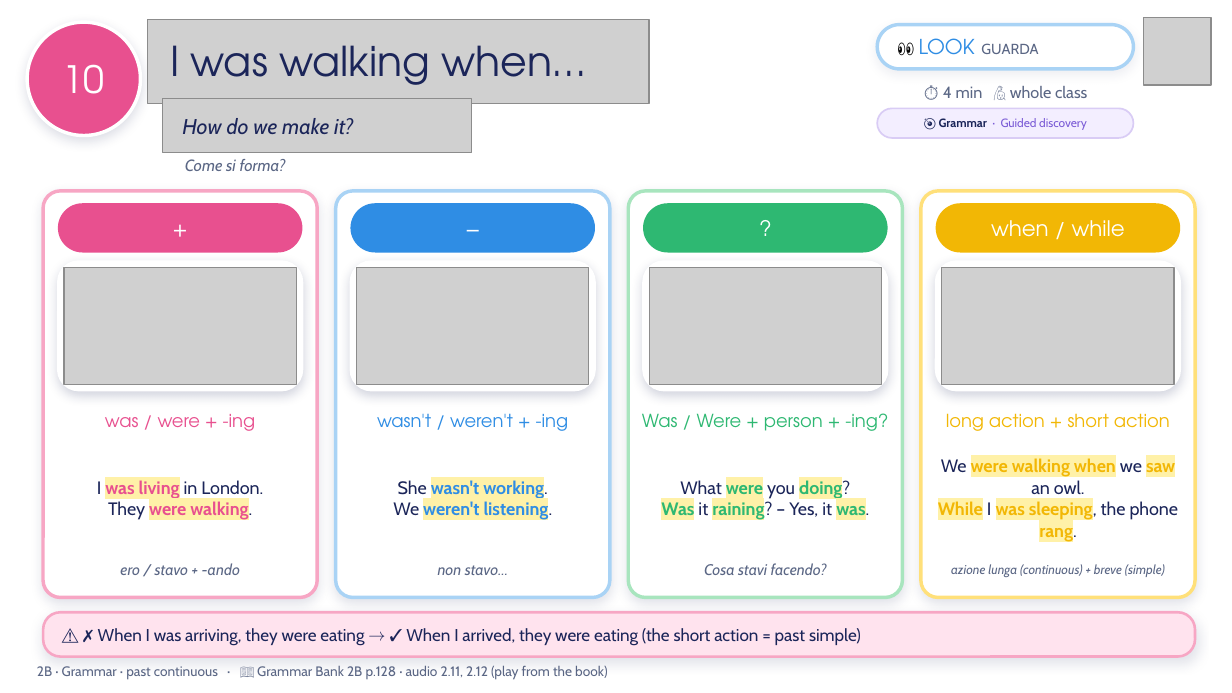
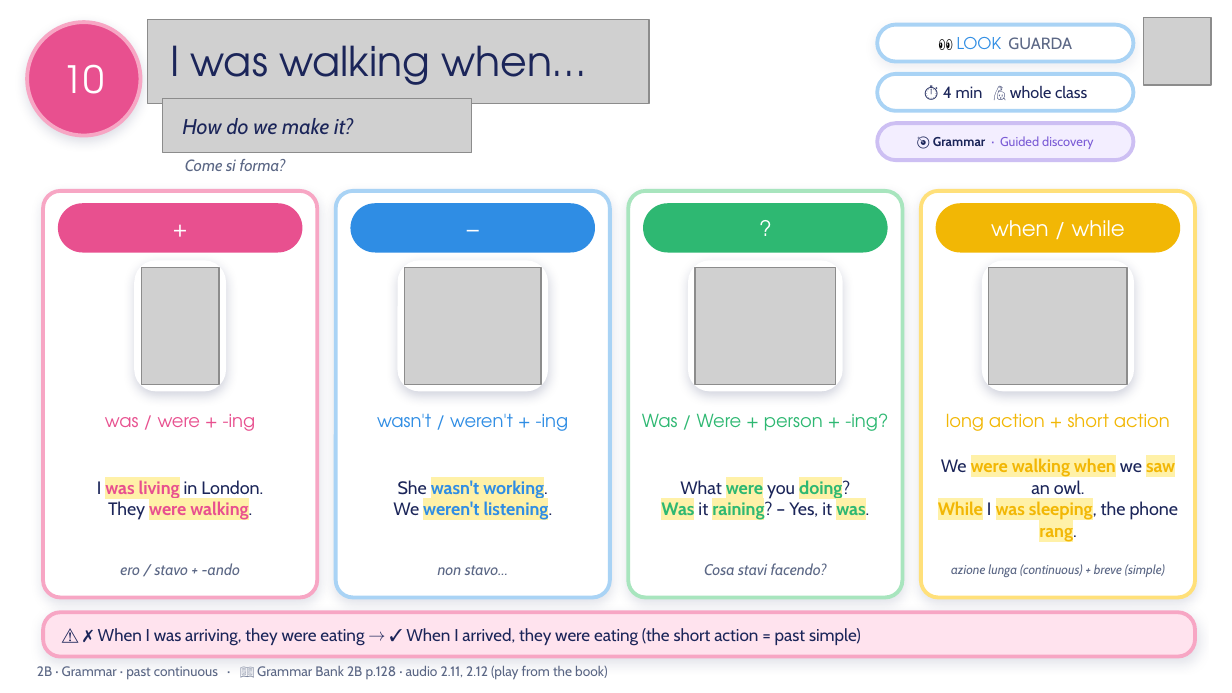
Before and after one commit to londonlanguageschool/Bagheria-, a slide deck: slide 10 of materials/A2/A2_2B_Thats_me_in_the_picture_v3.pptx. Drawn at 1232x693 pixels with LibreOffice and Linux fonts; fonts in the diff are those of the drawing; grey boxes stand for pictures; background and template pictures are left out. Boxes give left, top, right and bottom in pixels: in the first picture for what was removed or moved away, otherwise in the second. Text is boxed around its words. In the diff, an @@ line names an element or a change of style, - is before the commit and + after.

```diff
--- a/materials/A2/A2_2B_Thats_me_in_the_picture_v3.pptx
+++ b/materials/A2/A2_2B_Thats_me_in_the_picture_v3.pptx
@@ ellipse "10" at bbox=[27, 22, 140, 136]: outline #FFFFFF 2 pt to #F7A6C4 2.25 pt @@
@@ rounded rectangle "👀 LOOK GUARDA": place and size @@
-rounded rectangle "👀 LOOK GUARDA" at bbox=[877, 25, 1133, 69]
+rounded rectangle "👀 LOOK GUARDA" at bbox=[877, 25, 1133, 62]
@@ rounded rectangle "👀 LOOK GUARDA" at bbox=[877, 25, 1133, 62]: size 11 to 9.5 pt in "👀"; size 12 to 9.5 pt in "LOOK"; size 8.5 to 9.5 pt in "GUARDA"; alignment left to centre; outline #A9D3F5 2 pt to #A9D3F5 2.25 pt @@
@@ rounded rectangle "⏱ 4 min 🙋 whole ...": place and size @@
-rounded rectangle "⏱ 4 min 🙋 whole ..." at bbox=[943, 86, 1087, 98]
+rounded rectangle "⏱ 4 min 🙋 whole ..." at bbox=[877, 74, 1133, 111]
@@ rounded rectangle "⏱ 4 min 🙋 whole ..." at bbox=[877, 74, 1133, 111]: text colour #5B6785 to #1B2559; fill none to #FFFFFF; outline none to #A9D3F5 2.25 pt @@
@@ rounded rectangle "🎯 Grammar · Guided discovery": place and size @@
-rounded rectangle "🎯 Grammar · Guided discovery" at bbox=[877, 108, 1133, 138]
+rounded rectangle "🎯 Grammar · Guided discovery" at bbox=[877, 123, 1133, 160]
@@ rounded rectangle "🎯 Grammar · Guided discovery" at bbox=[877, 123, 1133, 160]: size 7 to 7.5 pt; outline #D9CCF5 1 pt to #CDBFF3 2.25 pt; proportions changed @@
@@ rounded rectangle at bbox=[43, 191, 318, 598]: outline #F7A6C4 2 pt to #F7A6C4 2.25 pt @@
@@ rounded rectangle at bbox=[336, 191, 611, 598]: outline #A9D3F5 2 pt to #A9D3F5 2.25 pt @@
@@ rounded rectangle at bbox=[628, 191, 903, 598]: outline #A8E5BE 2 pt to #A8E5BE 2.25 pt @@
@@ rounded rectangle at bbox=[920, 191, 1195, 598]: outline #FFE07A 2 pt to #FFE07A 2.25 pt @@
@@ rounded rectangle: place and size @@
-rounded rectangle at bbox=[58, 261, 303, 391]
+rounded rectangle at bbox=[136, 261, 225, 391]
@@ rounded rectangle at bbox=[136, 261, 225, 391]: proportions changed @@
@@ picture: place and size @@
-picture at bbox=[64, 267, 297, 384]
+picture at bbox=[142, 267, 219, 384]
@@ rounded rectangle: place and size @@
-rounded rectangle at bbox=[351, 261, 596, 391]
+rounded rectangle at bbox=[398, 261, 547, 391]
@@ picture: place and size @@
-picture at bbox=[357, 267, 590, 384]
+picture at bbox=[404, 267, 541, 384]
@@ rounded rectangle: place and size @@
-rounded rectangle at bbox=[643, 261, 888, 391]
+rounded rectangle at bbox=[689, 261, 841, 391]
@@ picture: place and size @@
-picture at bbox=[649, 267, 882, 384]
+picture at bbox=[695, 267, 835, 384]
@@ rounded rectangle: place and size @@
-rounded rectangle at bbox=[935, 261, 1180, 391]
+rounded rectangle at bbox=[983, 261, 1133, 391]
@@ picture: place and size @@
-picture at bbox=[941, 267, 1174, 384]
+picture at bbox=[989, 267, 1127, 384]
```
Also in this commit, not shown: 17 other slides changed, 3 slides added, 1 slide removed, 24 other files.
